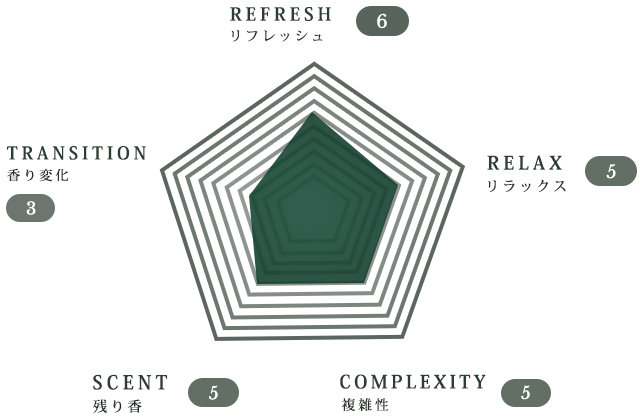
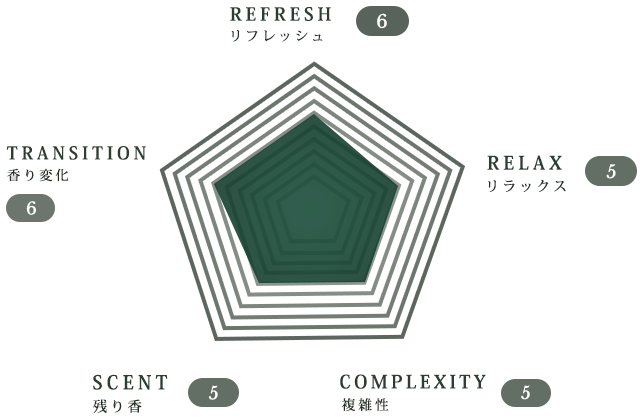
Revision of a layered 640×420 image; what changed, layer by layer:
renamed "3" to "6", painted on it over [26, 201, 36, 215]
painted on "長方形 10" (5th of 5, in "chart" › "item5" › "score"), unmasked it over [26, 201, 36, 215]
removed layer "シェイプ 5" from group "chart" over [249, 112, 398, 284]
added layer "シェイプ 6" in group "chart" over [214, 114, 398, 283]
painted on "10", unmasked it over [214, 112, 398, 284]
painted on "9", unmasked it over [214, 112, 398, 284]
painted on "8", unmasked it over [214, 112, 398, 284]
painted on "7", unmasked it over [214, 112, 398, 284]
painted on "6" (3rd of 3, in "chart" › "グループ 1"), unmasked it over [214, 112, 398, 284]
painted on "5" (4th of 4, in "chart" › "グループ 1"), unmasked it over [224, 124, 398, 284]
painted on "4", unmasked it over [237, 136, 389, 275]
painted on "3", unmasked it over [249, 148, 377, 266]
painted on "2", unmasked it over [262, 161, 276, 179]
